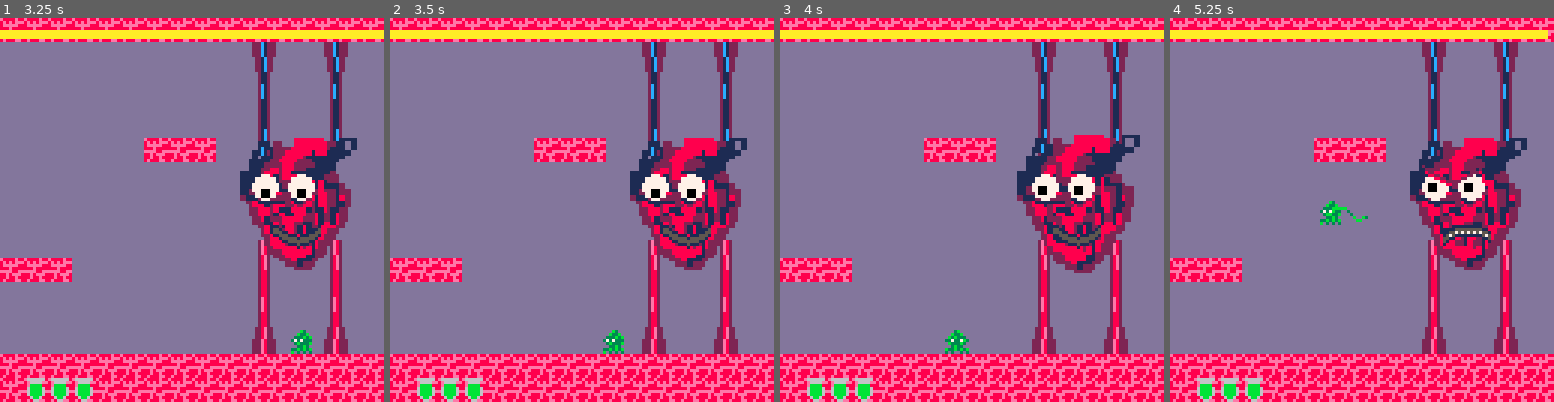
Above: before the commit, frames 1-4 (left to right).
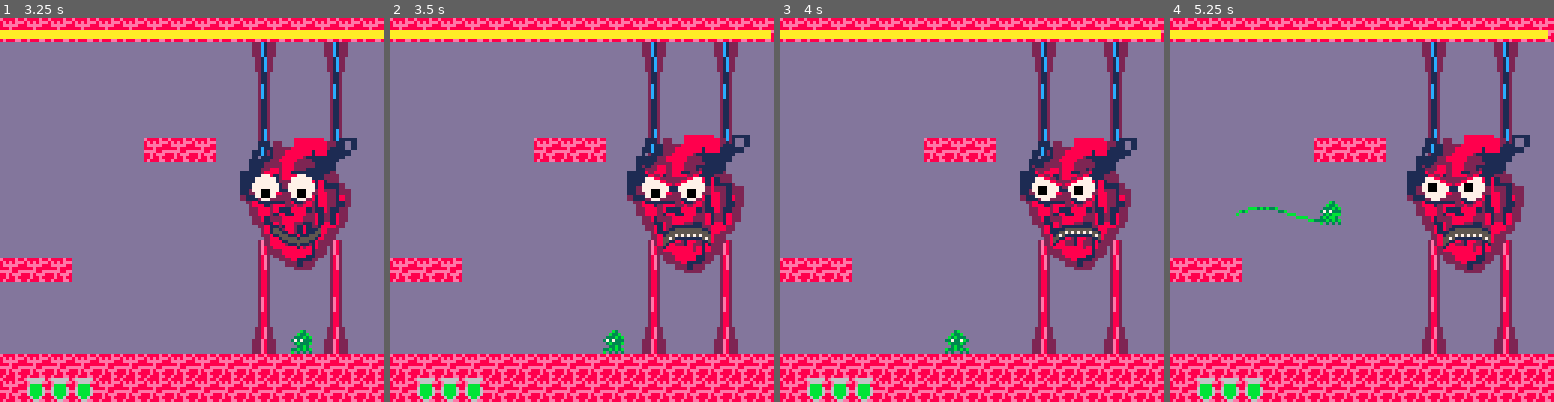
Above: after the commit, the same moments.

Repository: Von-dy/Game_Design_Final_Project
Game: PICO-8 cartridge current_build.p8
Two runs of this game, one before a commit and one after it. Both use one fixed random seed, a clock stepped at 60 frames per second and the inputs below.
Inputs:
- Up to frame 1 (3.25 s): tap X (X key) at 0.33, 1.07, 1.85, 2.97 s; tap O (Z key) at 0.7, 1.7, 2.1, 2.5, 2.9 s; hold Right 1.6-2.1 s; hold Up 2.15-2.42 s; hold Right 2.47-3.03 s; hold Left from 3.08 s (still down)
- Up to frame 2 (3.5 s): keep holding Left; tap O (Z key) at 3.3 s
- Up to frame 3 (4 s): release Left at 3.58 s; hold Down 3.63-3.97 s; tap O (Z key) at 3.7 s
- Up to frame 4 (5.25 s): hold Right 4.02-4.68 s; tap X (X key) at 4.08, 5.2 s; tap O (Z key) at 4.1, 4.5, 4.9 s; hold Up 4.73-5.03 s; hold Left from 5.08 s (still down)

Frame 1 is identical in both runs. In frame 2, 2.4% of the frame differs, in the area x 61-100%, y 3-67%; in frame 3, 2.4%; in frame 4, 2.3%.

Commit message:
Moved functions to be more generic

Diff:
--- a/current_build.p8
+++ b/current_build.p8
@@ -4,7 +4,7 @@
 function _init()
  music(-1)
  sfx(-1)
- z,c,boss=0,0,generic_boss() --beat speed, count
+ z,c=0,0 --beat speed,count
 
  --game object
  game={
@@ -17,6 +17,7 @@
  --hitscan list
  hitboxes = {}
  makeplayer(1)
+ boss=generic_boss()
 end
 
 --generic boss class
@@ -39,16 +40,17 @@
   --make heart boss
   heart_boss()
  end
+ if n==2 then
+ 	--make stomach
+ 	stomach()
+ end
 end
 
 --create the heart boss
 function heart_boss()
  boss.ct=time()
  boss.bullets={}
- boss.name="heart"
- boss.state=0
- boss.hp=1
- boss.id=1
+ boss.name,boss.state,boss.hp,boss.id="heart",0,1,1
  boss.av={}
  boss.valves={}
  for i=1,4 do
@@ -57,10 +59,16 @@
  end
 end
 
+function stomach()
+ boss.ct=time()
+ boss.bullets={}
+ boss.name,boss.state,boss.hp,boss.id="stomach",0,100,2
+
+end
+
 --makes the valves for the heart boss
 function make_valve(n)
  lx,ly=86,28
-
  if n==2 then lx=110 ly=28 end
  if n==3 then lx=86 ly=100 end
  if n==4 then lx=110 ly=100 end
@@ -89,22 +97,37 @@
  return b
 end
 
+function stomach_logic(s)
+
+end
 
 --determining what the heart boss does based on state
 function hb_logic(s)
  timer=time()-boss.ct
  t=players[1]
+
+ --if all valves destroyed
+ if #boss.valves==0 then
+  --death animation of boss
+  --change game state
+  --go to stomach boss
+  make_boss(2)
+ end
+
  if t.x<=60 then side=0 else side=1 end
+
  --check valve hp
  for v in all(boss.valves) do
   if v.hp<=0 then del(boss.valves,v) end
  end
+
  --if state 0 do nothing until attacked
 	if s==0 then
 	 for v in all(boss.valves) do
 	  if v.hp<50 then s=1 boss.ct=time() end
 	 end
 	end
+
  --if state 1 do clot attacks and valve bursts
  if s==1 then
   --every 5 seconds do a clot attack
@@ -155,7 +178,7 @@
   tile={x=i,y=8}
   if side==1 then tile.x+=64 end
   t=rnd(5)
-  if t<=1 then add(boss.bullets,make_bullet(tile,3,21)) end
+  if t<=3.5 then add(boss.bullets,make_bullet(tile,3,21)) end
  end
 end
 
@@ -187,21 +210,19 @@
  v.sprite=16
  --make 8 bullets, 4 diagonals 4 straight
  for i=0,7 do
-  b=make_bullet(v,i,21)
-  add(boss.bullets,b)
+  add(boss.bullets,make_bullet(v,i,21))
  end
 end
 
 function move_bullets()
  for b in all(boss.bullets) do
   --save tokens
-  d,x,y,dia,good,spd=b.d,b.x,b.y,b.dia,true,b.spd
-  hbox=b.hbox
+  d,x,y,hbox,dia,spd,good=b.d,b.x,b.y,b.hbox,b.dia,b.spd,true
   hx,hy=hbox.x,hbox.y
 
   --bullet collision with player
 		for p in all(players) do
-   if p.state~=3 and hcollide(hx,hbox.w,hy,hbox.h,p.x,p.w,p.y,p.h) then p.hp-=1 del(boss.bullets,b) good=false end
+   if p.state~=3 and hcollide(hx,hbox.w,hy,hbox.h,p.x,p.w,p.y,p.h) then p.hp-=1 del(boss.bullets,b) good=false p.hitcooldown=120 end
   end
 
   if good then
@@ -228,7 +249,11 @@
 	  if d==10 then x-=spd y+=1.5*cos(.5*time()) hx-=spd hy+=1.5*cos(.5*time()) end
 
 	  --update bullet values
-	  b.x,b.y,hbox.x,hbox.y,b.hbox=x,y,hx,hy,hbox
+	  b.x=x
+	  b.y=y
+	  hbox.x=hx
+	  hbox.y=hy
+	  b.hbox=hbox
 	  end
   end
  end
@@ -261,11 +286,15 @@
    j=0,
    --attacking flag
    a=0,
+   --attacking cooldown
+   ac=0,
    --dodge duration
    dodge=0,
    --dodge cooldown
    dcl=60,
-   hp=3
+   hp=3,
+   invulnerable=false,
+   hitcooldown=0
  }
  --add player to list
  add(players,p)
@@ -354,43 +383,43 @@
  --attack
  if btn(4) then
   --start attack if not attacking
-  if player.a==0 then
+  if player.a==0 and player.ac<1 then
    makehitbox(x,y,10,3,"player")
    player.a=1
+   player.ac=40
   end
  end
  --extend hitbox
  if player.a==1 and hitboxes["player"] then
   --track position
-  hitboxes["player"].x=x+2
   hitboxes["player"].y=y+2
-  --attack left
+  --attack right
   if player.d==1 then
+   hitboxes["player"].x=x+2
    if hitboxes["player"].w<50 then
     hitboxes["player"].w+=3
     player.sprite=203
    else
     player.a=2
    end
-  --attack right
+  --attack left
   else
-   if hitboxes["player"].w>-50 then
-    hitboxes["player"].w-=3
+   hitboxes["player"].x=x-(hitboxes["player"].w-4)
+   if hitboxes["player"].w<50 then
+    hitboxes["player"].w+=3
+    hitboxes["player"].x-=3
     player.sprite=202
    else
     player.a=2
    end
   end
- --if hit boss valve
- for v in all(boss.valves) do
-  vhb=v.hbox
-  if hcollide(hitboxes["player"].x,hitboxes["player"].w,hitboxes["player"].y,hitboxes["player"].h, vhb.x,vhb.w,vhb.y,vhb.h) then player.a=2 v.hp-=2 end
- end
+  --if hit boss valve
+  boss_interaction(boss.id,player)
  --retract hitbox
  elseif player.a==2 and hitboxes["player"] then
-  hitboxes["player"].x=x+2
   hitboxes["player"].y=y+2
   if player.d==1 then
+   hitboxes["player"].x=x+2
    if hitboxes["player"].w>0 then
     hitboxes["player"].w-=3
    else
@@ -399,14 +428,19 @@
     player.a=0
    end
   else
-   if hitboxes["player"].w<0 then
-    hitboxes["player"].w+=3
+   hitboxes["player"].x=x-(hitboxes["player"].w-8)
+   if hitboxes["player"].w>0 then
+    hitboxes["player"].w-=3
    else
     --finish attack
     del(hitboxes,hitboxes["player"])
     player.a=0
    end
   end
+ end
+ --attack cooldown
+ if player.ac>0 then
+  player.ac-=1
  end
 
  --dodge
@@ -418,6 +452,7 @@
   end
  end
  if player.state==3 then
+  player.invulnerable=true
   if player.dodge<40 then
    dx=0
    dy=-0.15
@@ -432,6 +467,15 @@
   if player.dcl>0 then
    player.dcl-=1
   end
+  player.invulnerable=false
+ end
+
+ --post-hit invunerability cooldown
+ if player.hitcooldown>0 then
+  player.invulnerable=true
+  player.hitcooldown-=1
+ else
+  player.invulnerable=false
  end
 
  --gravity
@@ -480,6 +524,19 @@
  player.y=y
  player.dx=dx
  player.dy=dy
+end
+
+function boss_interaction(id,player)
+ if id==1 then
+	 for v in all(boss.valves) do
+	  vhb=v.hbox
+	  local hbp=hitboxes["player"]
+	  if hcollide(hbp.x,hbp.w,hbp.y,hbp.h, vhb.x,vhb.w,vhb.y,vhb.h) then
+	   player.a=2
+	   v.hp-=2
+	  end
+	 end
+	end
 end
 
 function solid(x,y)
@@ -494,6 +551,22 @@
   --start at track 0
   if state==1 then music(0) end
  end
+ --stomach
+ if boss.id==2 then
+ end
+end
+
+function boss_logic(id)
+ s=boss.state
+ if boss.id==1 then
+  hb_logic(s)
+  heart_beat()
+ end
+ if boss.id==2 then
+  --stomach_logic(s)
+ end
+ --if phase change
+ if s~=boss.state then music_player(boss,boss.state) end
 end
 
 function _update60()
@@ -508,13 +581,7 @@
   --determine what boss you are fighting
   if boss.id==0 then make_boss(1) end
   --fighting heart boss
-  s=boss.state
-  if boss.id==1 then
-  	hb_logic(s)
-  	heart_beat()
-  	--if phase change
-  	if s~=boss.state then music_player(boss,boss.state) end
-  end
+  boss_logic(boss.id)
  end
 end
 
@@ -578,50 +645,62 @@
  draw_face()
 end
 
-
 function draw_face()
  local y=0
  local x=0
- for p in all(players) do y=p.y x=p.x end
-  draw_eyes(boss.state, 88, 56, 4, 12, 2, 8)
-  draw_lips(boss.state, 91, 72, 16, 1, 5)
-end
-
---mood, eye_x, eye_y, eye_r, distance, primary color, secondary color
-function draw_eyes(m, e_x, e_y, e_r, d, p_col, s_col)
- local l_e_x=e_x
- local r_e_x=e_x+d
-
- --base circle
- circfill(e_x, e_y, e_r, 7)
- circfill(r_e_x, e_y, e_r, 7)
-
- --tracking pupils                                  -- sad pupils
- if m<=1 then draw_pupils(e_x, e_y, e_r, d, 0) else draw_pupils(e_x, e_y, e_r, d, 1) end
-
- --angry eyebrows
- if m==1 then
-  --left brow
- line(l_e_x-4, e_y-7, l_e_x+2, e_y-3, p_col)
- line(l_e_x-3, e_y-6, l_e_x+4, e_y-2, p_col)
- line(l_e_x-3, e_y-5, l_e_x+5, e_y-1, s_col)
- --right brow
- line(r_e_x+1, e_y-7, r_e_x-2, e_y-3, p_col)
- line(r_e_x+3, e_y-6, r_e_x-4, e_y-2, p_col)
- line(r_e_x+3, e_y-5, r_e_x+5, e_y-1, s_col)
- elseif m==2 then -- sad / eyelids
-  for i=0, e_r do
-   if i==e_r then
-    line(l_e_x-i, e_y-e_r+i-1, l_e_x+i, e_y-e_r+i-1, p_col)
-    line(r_e_x-i, e_y-e_r+i-1, r_e_x+i, e_y-e_r+i-1, p_col)
-   else
-    line(l_e_x-i-1, e_y-e_r+i-1, l_e_x+i+1, e_y-e_r+i-1, p_col)
-    line(r_e_x-i-1, e_y-e_r+i-1, r_e_x+i+1, e_y-e_r+i-1, p_col)
-   end
-  end
+
+ for p in all(players) do
+   y=p.y
+   x=p.x
+ end
+  circfill(88, 56, 4, 7)
+  circfill(100, 56, 4, 7)
+
+ if boss.state==1 then
+   --left brow
+  line(84, 49, 90, 53, 2)
+  line(85, 50, 92, 54, 2)
+  line(85, 51, 93, 55, 8)
+  --right brow
+  line(101, 49, 98, 53, 2)
+  line(103, 50, 96, 54, 2)
+  line(103, 51, 95, 55, 8)
+
+  --angry face
+  draw_lips(1, 91, 72, 16, 1, 5)
+ elseif boss.state==0 then
+  --happy face
+  draw_lips(0, 91, 72, 16, 1, 5)
+ elseif boss.state==2 then
+ --sad face
+  draw_lips(2, 91, 72, 16, 1, 5)
+  line(88-1,52,88+1, 52, 2)
+  line(88-3,53,88+3, 53, 2)
+  line(88-3,54,88+3, 54, 2)
+  line(88-4,55,88+4, 55, 2)
+  line(100-1,52,100+1, 52, 2)
+  line(100-3,53,100+3, 53, 2)
+  line(100-3,54,100+3, 54, 2)
+  line(100-4,55,100+4, 55, 2)
   pset(91,59,12)
   pset(98,59,12)
- end
+  if c>=1 then
+   line(88-4,56,88+4, 56, 2)
+   line(100-4,56,100+4, 56, 2)
+   pset(97,59,12)
+   pset(92,59,12)
+   if game.frame_counter%50<=30 then
+   line(88-4,57,88+4, 57, 2)
+   line(88-3,58,88+3, 58, 2)
+   line(100-4,57,100+4, 57, 2)
+   line(100-3,58,100+3, 58, 2)
+   pset(92,60,12)
+   pset(97,60,12)
+   end
+  end
+
+ end
+ --pupil tracking
 end
 
 --left center_x, left center_y, radius, distance, mood
@@ -652,6 +731,7 @@
 function draw_lips(m, x, y, len, p_col, s_col)
  local l=len*2
  if m==0 then --happy mood
+  draw_pupils(88, 56, 4, 12, 0)
   for i=0, len-1 do
    pset(x+i, y-4*sin(i/l), p_col)
    pset(x+i, (y-1)-4*sin(i/l), s_col)
@@ -664,6 +744,7 @@
    end
   end
  elseif m==1 then --angry mood
+  draw_pupils(88, 56, 4, 12, 0)
   for i=0, len-1 do
     pset(x+i, y+3*sin(i/l), p_col)
     pset(x+i, (y+1)+3*sin(i/l), s_col)
@@ -677,15 +758,17 @@
      if i%2==0 and i!=0 then pset(x+i, (y+3)+3*sin(i/l), 7) end
     end
    end
- end
-end
-
-function draw_valves()
- sspr(80, 0, 8, 8, 108, 8, 8, 38)
- sspr(80, 8, 8, 8, 108, 74, 8, 38)
- sspr(80, 0, 8, 8, 84, 8, 8, 38)
- sspr(80, 8, 8, 8, 84, 74, 8, 38)
-end
+  elseif m==2 then --sad mood
+   draw_pupils(88, 56, 4, 12, 1)
+  end
+ end
+
+ function draw_valves()
+  sspr(80, 0, 8, 8, 108, 8, 8, 38)
+  sspr(80, 8, 8, 8, 108, 74, 8, 38)
+  sspr(80, 0, 8, 8, 84, 8, 8, 38)
+  sspr(80, 8, 8, 8, 84, 74, 8, 38)
+ end
 
 
 __gfx__
Not shown, removed: master_functions/.master_misc_funcs.lua.swp
